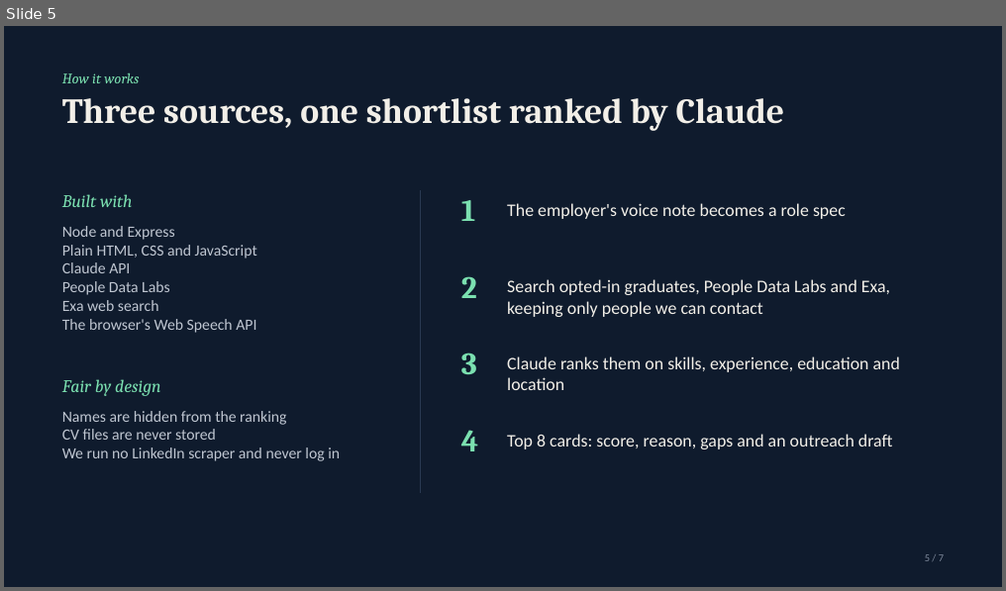
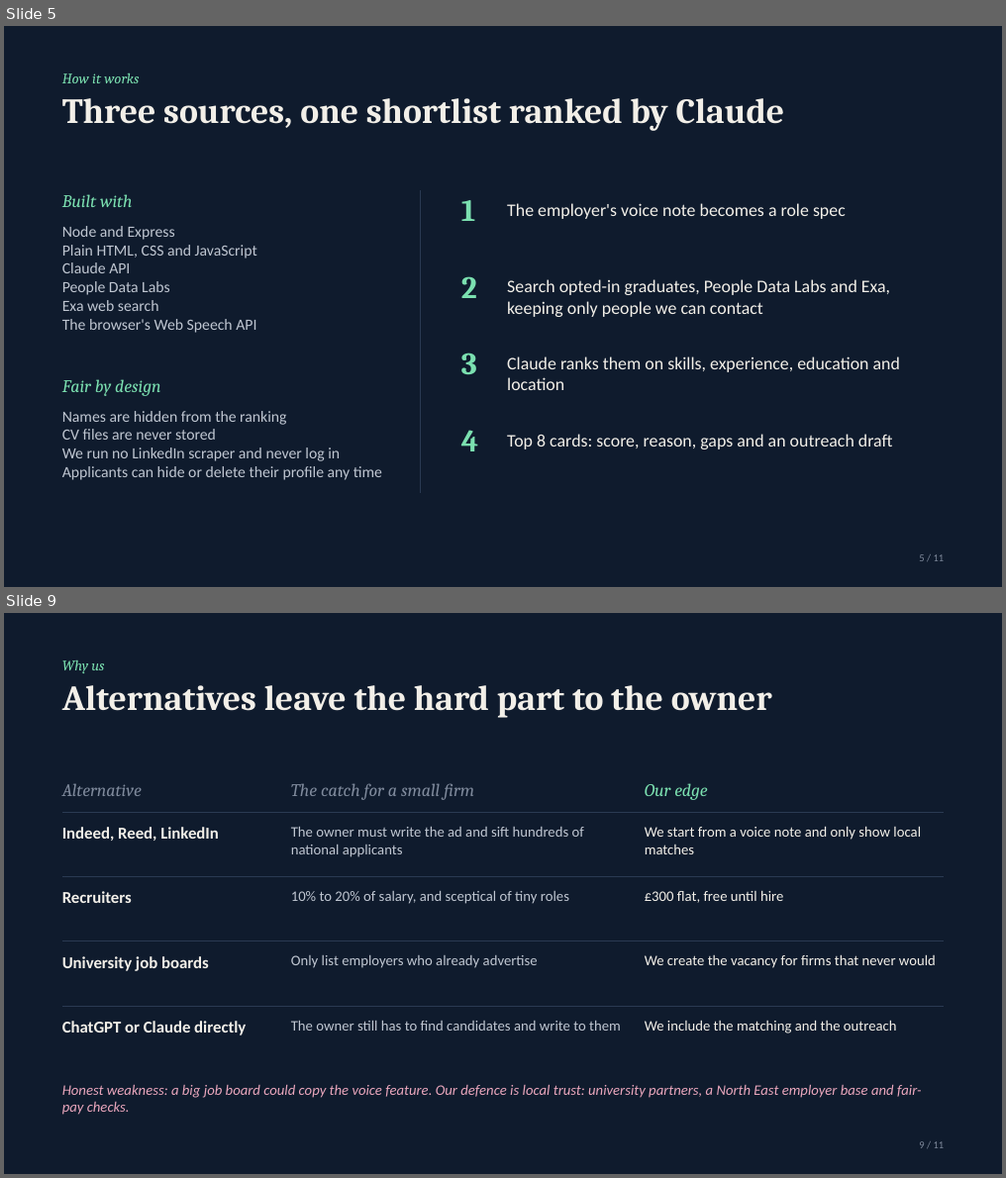
Before and after one commit to OP793/Table7, a slide deck: presentation/Table7-pitch-deck.pptx. Shown one above the other, each under a label of ours: slide 5 before the commit, slides 5 and 9 after it; the slides between them are not shown. The pictures are 1006x591 and 1006x1178 pixels, drawn with LibreOffice and Linux fonts; fonts in the diff are those of the drawing. Boxes give left, top, right and bottom in pixels: in the first picture for what was removed or moved away, otherwise in the second. Text is boxed around its words. In the diff, an @@ line names an element or a change of style, - is before the commit and + after.

```diff
--- a/presentation/Table7-pitch-deck.pptx
+++ b/presentation/Table7-pitch-deck.pptx
@@ slide 9 added at [4, 613, 1002, 1174], background #0F1B2D @@
@@ text added at [62, 661, 104, 673], 14 pt, text #7BE0B0, italic @@
+Why us
@@ title added at [62, 685, 772, 718], 34 pt, text #F2EFE8, bold @@
+Alternatives leave the hard part to the owner
@@ text added at [62, 783, 142, 796], 17 pt, text #7F8A9C, italic @@
+Alternative
@@ text added at [291, 783, 474, 800], 17 pt, text #7F8A9C, italic @@
+The catch for a small firm
@@ text added at [645, 783, 707, 800], 17 pt, text #7BE0B0, italic @@
+Our edge
@@ line added from (62, 813) to (944, 813), #2A3A52 0.75 pt @@
@@ text added at [62, 827, 219, 841], 16 pt, text #F2EFE8, bold @@
+Indeed, Reed, LinkedIn
@@ text added at [291, 827, 584, 858], 14 pt, text #BFC6D1 @@
+The owner must write the ad and sift hundreds of national applicants
@@ text added at [645, 826, 921, 855], 14 pt, text #F2EFE8 @@
+We start from a voice note and only show local matches
@@ line added from (62, 877) to (944, 877), #2A3A52 0.75 pt @@
@@ text added at [62, 891, 132, 903], 16 pt, text #F2EFE8, bold @@
+Recruiters
@@ text added at [291, 891, 569, 904], 14 pt, text #BFC6D1 @@
+10% to 20% of salary, and sceptical of tiny roles
@@ text added at [645, 890, 783, 903], 14 pt, text #F2EFE8 @@
+£300 flat, free until hire
@@ line added from (62, 942) to (944, 942), #2A3A52 0.75 pt @@
@@ text added at [62, 957, 209, 971], 16 pt, text #F2EFE8, bold @@
+University job boards
@@ text added at [291, 956, 538, 968], 14 pt, text #BFC6D1 @@
+Only list employers who already advertise
@@ text added at [645, 955, 936, 968], 14 pt, text #F2EFE8 @@
+We create the vacancy for firms that never would
@@ line added from (62, 1006) to (944, 1006), #2A3A52 0.75 pt @@
@@ text added at [62, 1021, 246, 1036], 16 pt, text #F2EFE8, bold @@
+ChatGPT or Claude directly
@@ text added at [291, 1021, 621, 1031], 14 pt, text #BFC6D1 @@
+The owner still has to find candidates and write to them
@@ text added at [645, 1020, 897, 1034], 14 pt, text #F2EFE8 @@
+We include the matching and the outreach
@@ text added at [62, 1084, 922, 1115], 14 pt, text #E9A6BC, italic @@
+Honest weakness: a big job board could copy the voice feature. Our defence is local trust: university partners, a North East employer base and fair-pay checks.
@@ text added at [919, 1142, 944, 1149], 10 pt, text #7F8A9C @@
+9 / 11
@@ slide 5 changed as well @@
@@ text at [62, 467, 382, 480]: paragraph added @@
+Applicants can hide or delete their profile any time
@@ text at [919, 555, 944, 562]: text changed @@
-5 / 7
+5 / 11
```
Also in this commit, not shown: 6 other slides changed, 3 other slides added.
